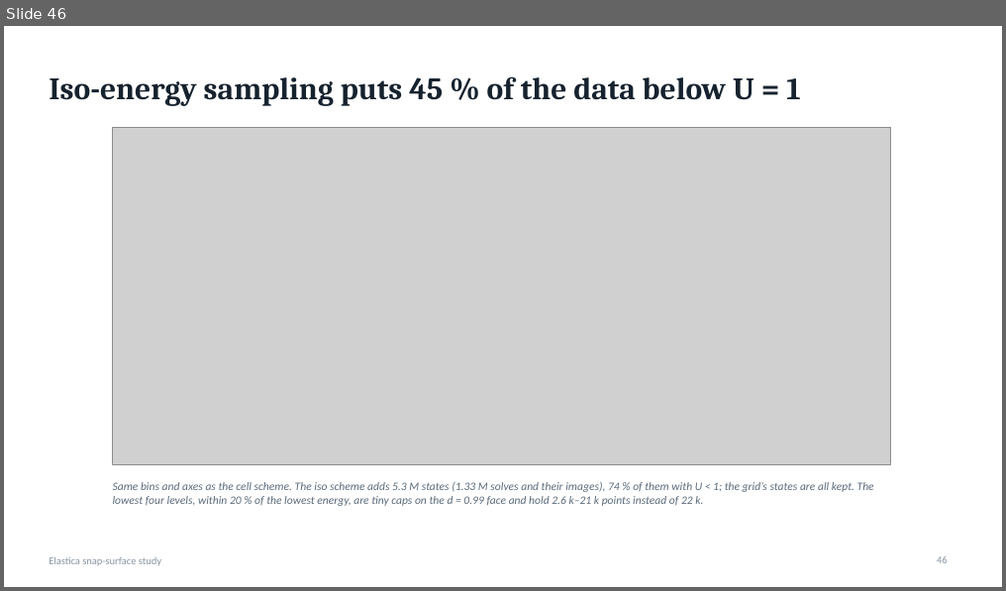
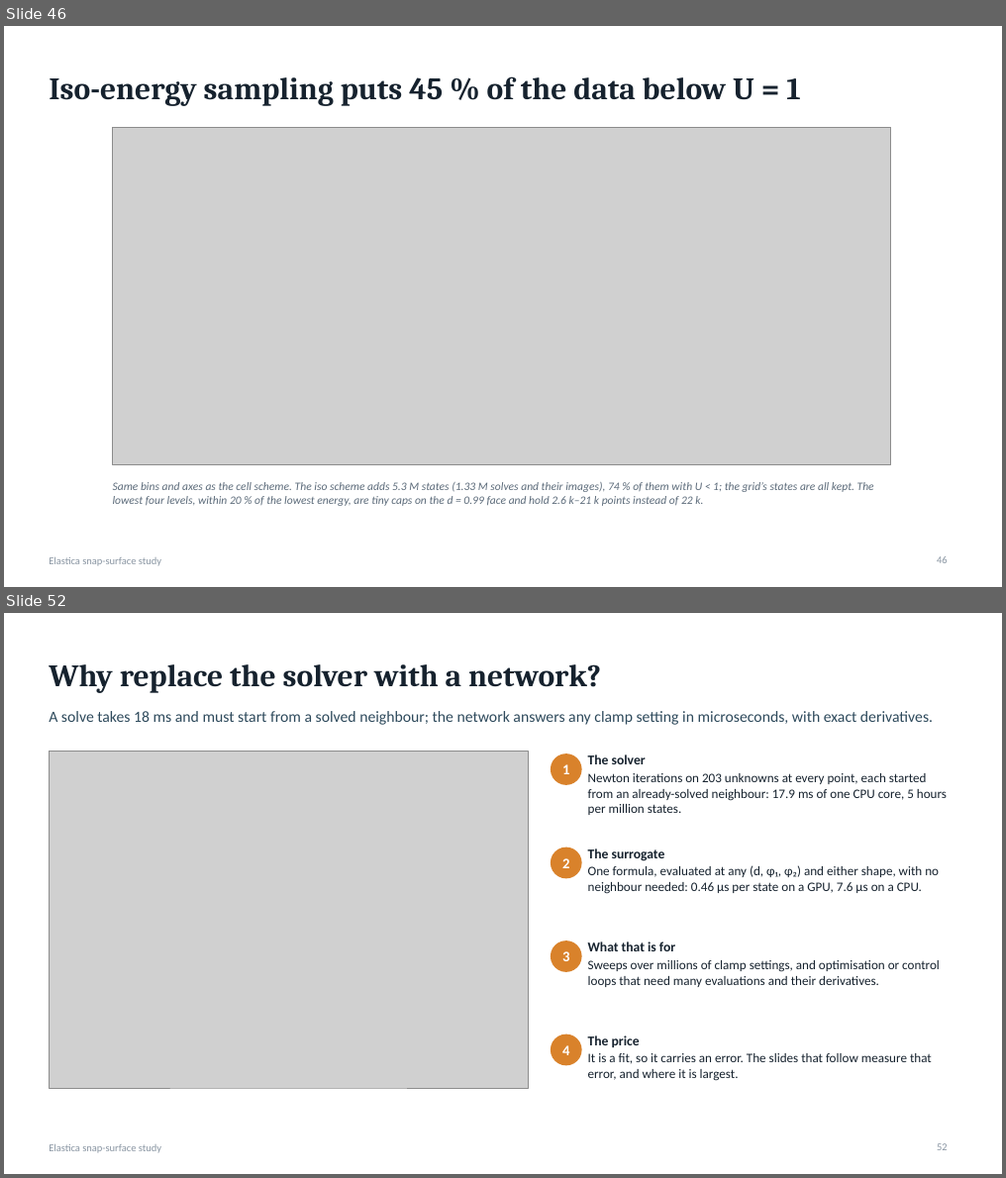
Before and after one commit to grraxx/elastica, a slide deck: presentation/elastica_snap_surface.pptx. Shown one above the other, each under a label of ours: slide 46 before the commit, slides 46 and 52 after it; the slides between them are not shown. The pictures are 1006x591 and 1006x1178 pixels, drawn with LibreOffice and Linux fonts; fonts in the diff are those of the drawing; grey boxes stand for pictures. Boxes give left, top, right and bottom in pixels: in the first picture for what was removed or moved away, otherwise in the second. Text is boxed around its words. In the diff, an @@ line names an element or a change of style, - is before the commit and + after.

```diff
--- a/presentation/elastica_snap_surface.pptx
+++ b/presentation/elastica_snap_surface.pptx
@@ slide 52 added at (x1=4, y1=613, x2=1002, y2=1174), background #FFFFFF; not listed: 1 template element that a slide beside it also shows @@
@@ title added at (x1=49, y1=664, x2=601, y2=693), 30 pt, text #16222E, bold @@
+Why replace the solver with a network?
@@ text added at (x1=49, y1=711, x2=933, y2=725), 15 pt, text #2E4A5C @@
+A solve takes 18 ms and must start from a solved neighbour; the network answers any clamp setting in microseconds, with exact derivatives.
@@ picture added at (x1=49, y1=752, x2=528, y2=1088) @@
@@ ellipse added at (x1=550, y1=754, x2=582, y2=785), fill #D9822B, 14 pt, text #FFFFFF, bold @@
+1
@@ text added at (x1=588, y1=755, x2=946, y2=815), 12.5 pt, text #16222E @@
+The solver
+Newton iterations on 203 unknowns at every point, each started from an already-solved neighbour: 17.9 ms of one CPU core, 5 hours per million states.
@@ ellipse added at (x1=550, y1=848, x2=582, y2=878), fill #D9822B, 14 pt, text #FFFFFF, bold @@
+2
@@ text added at (x1=588, y1=849, x2=939, y2=894), 12.5 pt, text #16222E @@
+The surrogate
+One formula, evaluated at any (d, φ₁, φ₂) and either shape, with no neighbour needed: 0.46 µs per state on a GPU, 7.6 µs on a CPU.
@@ ellipse added at (x1=550, y1=941, x2=582, y2=972), fill #D9822B, 14 pt, text #FFFFFF, bold @@
+3
@@ text added at (x1=588, y1=942, x2=940, y2=987), 12.5 pt, text #16222E @@
+What that is for
+Sweeps over millions of clamp settings, and optimisation or control loops that need many evaluations and their derivatives.
@@ ellipse added at (x1=550, y1=1035, x2=582, y2=1065), fill #D9822B, 14 pt, text #FFFFFF, bold @@
+4
@@ text added at (x1=588, y1=1036, x2=932, y2=1081), 12.5 pt, text #16222E @@
+The price
+It is a fit, so it carries an error. The slides that follow measure that error, and where it is largest.
@@ page number added at (x1=937, y1=1144, x2=947, y2=1151), 10 pt, text #8A96A3 @@
+52
```
Also in this commit, not shown: 19 other slides added, 48 other files.
